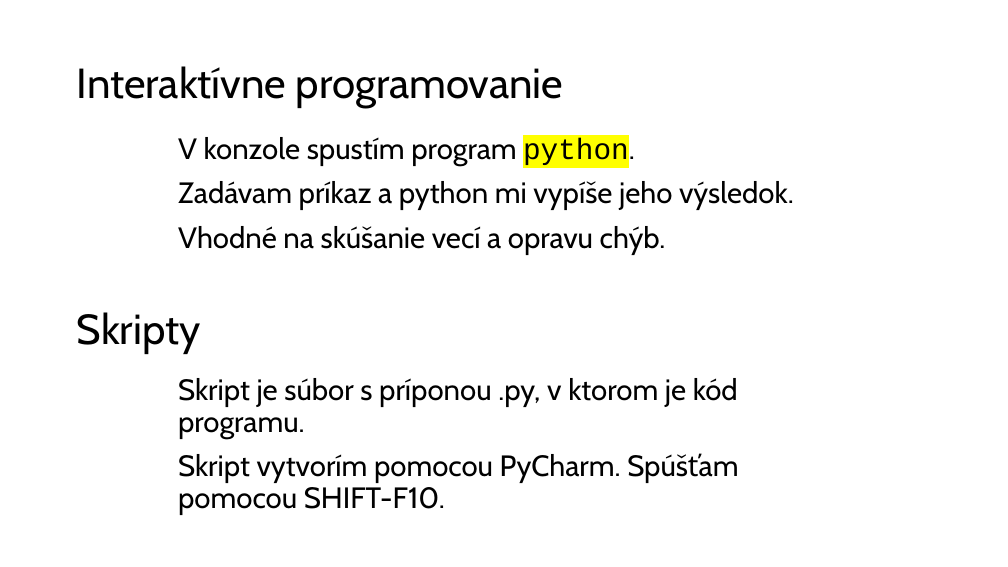
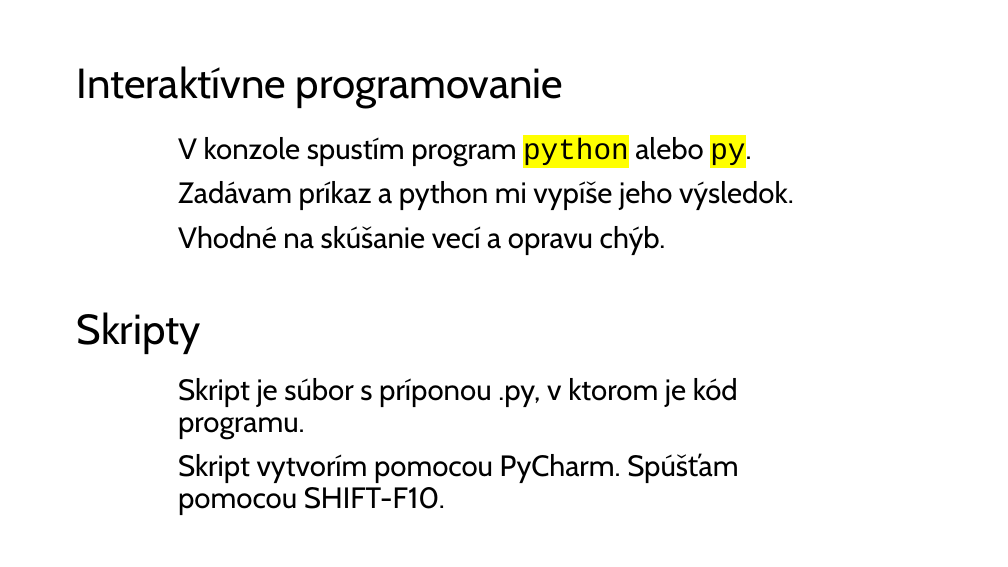
Before and after one commit to wagjo/oop, a slide deck: slide 8 of prezentacie/p01w.pptx. Drawn at 1008x567 pixels with LibreOffice and Linux fonts; fonts in the diff are those of the drawing. Boxes give left, top, right and bottom in pixels: in the first picture for what was removed or moved away, otherwise in the second. Text is boxed around its words. In the diff, an @@ line names an element or a change of style, - is before the commit and + after.

```diff
--- a/prezentacie/p01w.pptx
+++ b/prezentacie/p01w.pptx
@@ text at (178, 137, 751, 167): text changed @@
-V konzole spustím program python.
+V konzole spustím program python alebo py.
```
Also in this commit, not shown: 1 other slide changed, 1 other file.
